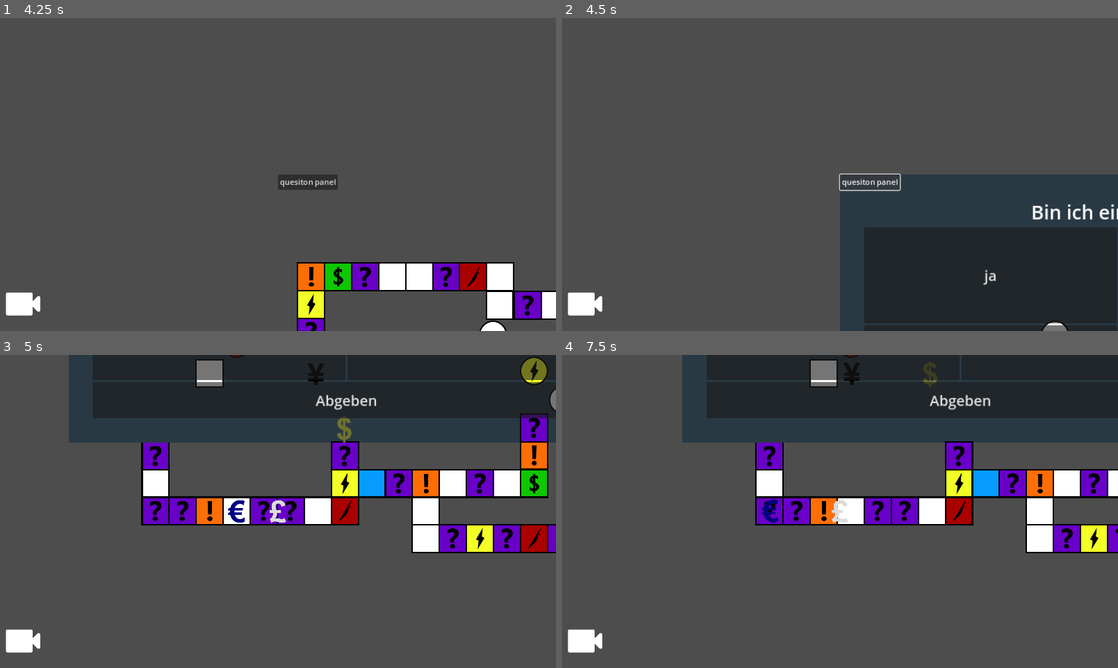
Above: before the commit, frames 1-4 (two rows, left to right).
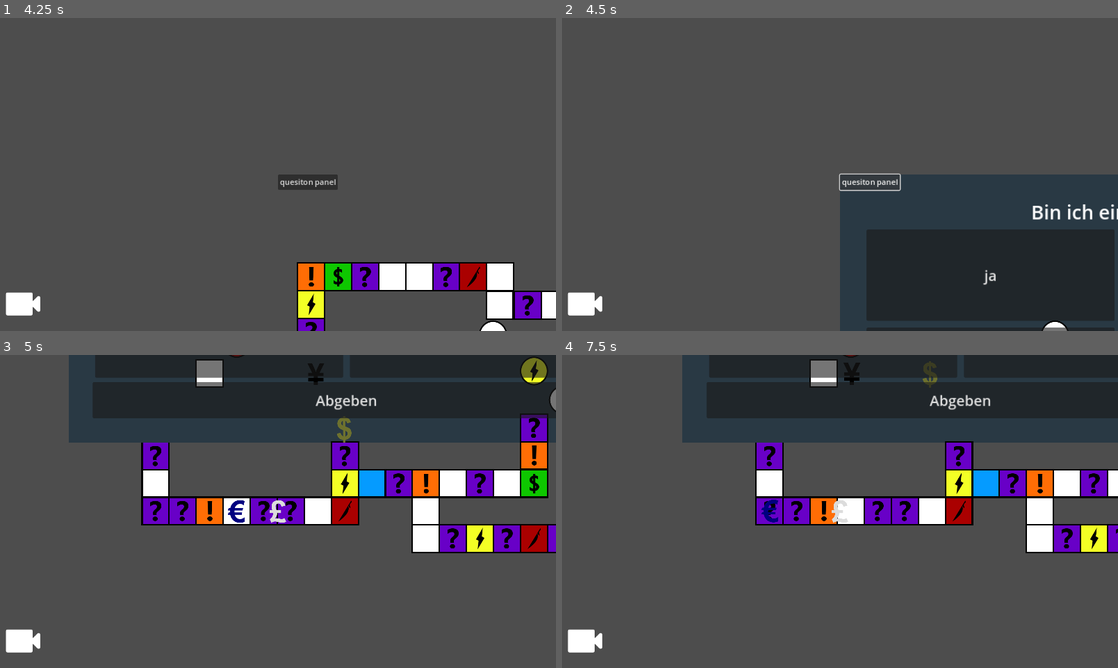
Above: after the commit, the same moments.

Repository: hfxbse/mparty
Game: Godot game, scene res://main/main.tscn
Two runs of this game, one before a commit and one after it. Both use one fixed random seed, a clock stepped at 60 frames per second and the inputs below.
Inputs (mouse positions are in pixels of both pictures, inside the frame that each line leads up to):
- Up to frame 1 (4.25 s): click (278, 202) at 0.5 s; click (278, 146) at 1.25 s; click (278, 202) at 2 s; click (278, 146) at 2.75 s; move the mouse to (400, 158) at 3.52 s; hold M from 3.53 s (still down); click (400, 158) at 3.67 s
- Up to frame 2 (4.5 s): release M at 4.25 s; click "quesiton panel" at 4.25 s
- Up to frame 3 (5 s): no input
- Up to frame 4 (7.5 s): click "Abgeben" at 5 s; move the mouse to (728, 527) at 5.77 s; tap P at 5.85 s; click (728, 527) at 5.92 s; move the mouse to (895, 442) at 6.52 s; hold M 6.53-7.25 s; click (895, 442) at 6.67 s; click "quesiton panel" at 7.25 s

Frame 1 is identical in both runs. In frame 2, 1.1% of the frame differs, in the area x 54-100%, y 66-100%; in frame 3, 0.6%; in frame 4, 0.6%.
Error before the commit: Invalid operands 'String' and 'Nil' in operator '+'. (res://question_panel/question_panel.gd:49)
Error after the commit: Invalid operands 'String' and 'Nil' in operator '+'. (res://question_panel/question_panel.gd:57)

Commit message:
change style, add display correct/wrong answers after submit

Diff:
--- a/question_panel/answer_button.gd
+++ b/question_panel/answer_button.gd
@@ -21,3 +21,10 @@
 
 func _on_button_pressed():
 	button_pressed.emit(answer_button.text)
+
+func _wrong_answer_selected():
+	answer_button.add_theme_color_override("font_color", Color(255,0,0))
+
+
+func _right_answer_selected():
+	answer_button.add_theme_color_override("font_color", Color(0,128,0))
--- a/question_panel/answer_button.tscn
+++ b/question_panel/answer_button.tscn
@@ -3,19 +3,32 @@
 [ext_resource type="Script" path="res://question_panel/answer_button.gd" id="1_wwjbo"]
 
 [sub_resource type="StyleBoxFlat" id="StyleBoxFlat_lknxa"]
-bg_color = Color(0.02, 0.99, 0.52, 1)
+bg_color = Color(0.180392, 0.254902, 0.47451, 1)
+draw_center = false
+border_color = Color(0, 0, 0, 1)
+border_blend = true
+corner_radius_top_left = 2
+corner_radius_top_right = 2
+corner_radius_bottom_right = 2
+corner_radius_bottom_left = 2
+corner_detail = 1
+shadow_color = Color(0, 0, 0, 0.721569)
+shadow_size = 10
 
 [node name="MarginContainer" type="MarginContainer"]
 offset_right = 40.0
 offset_bottom = 40.0
 size_flags_horizontal = 3
 size_flags_vertical = 3
+theme_override_constants/margin_left = 5
+theme_override_constants/margin_top = 5
+theme_override_constants/margin_right = 5
+theme_override_constants/margin_bottom = 5
 script = ExtResource("1_wwjbo")
 
 [node name="Button" type="Button" parent="."]
 custom_minimum_size = Vector2(100, 150)
 layout_mode = 2
-theme_override_colors/font_pressed_color = Color(100, 100, 100, 1)
 theme_override_font_sizes/font_size = 30
 theme_override_styles/focus = SubResource("StyleBoxFlat_lknxa")
 
--- a/question_panel/question_panel.gd
+++ b/question_panel/question_panel.gd
@@ -41,7 +41,15 @@
 
 
 func _on_submit_button_pressed():
-	if question.right_answer == question.answer_possibilities.find(selected_answer):
+	var rightAnswer = question.answer_possibilities[question.right_answer]
+
+	for child in answer_container.get_children():
+		if child.button_text == rightAnswer:
+			child._right_answer_selected()
+		else:
+			child._wrong_answer_selected()
+
+	if rightAnswer == selected_answer:
 		answer_selected.emit(true)
 	else:
 		answer_selected.emit(false)
